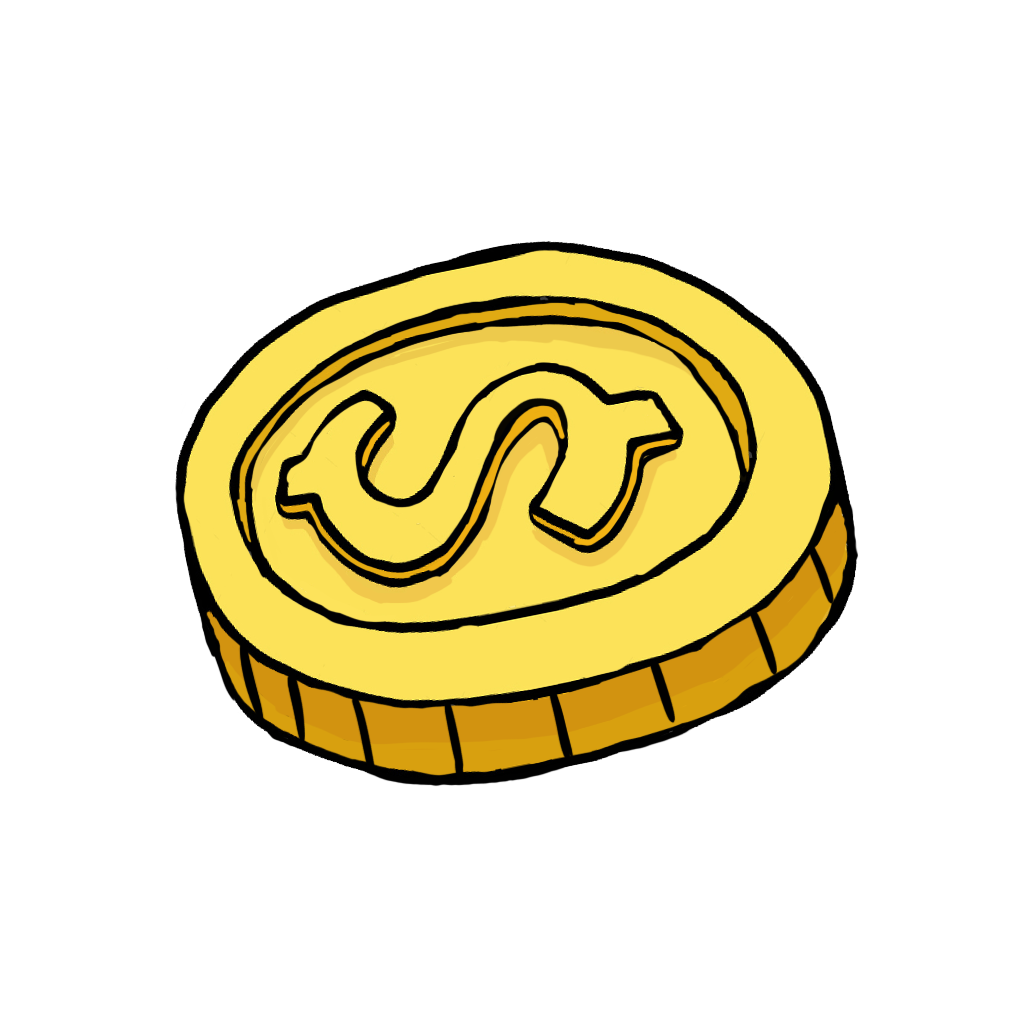
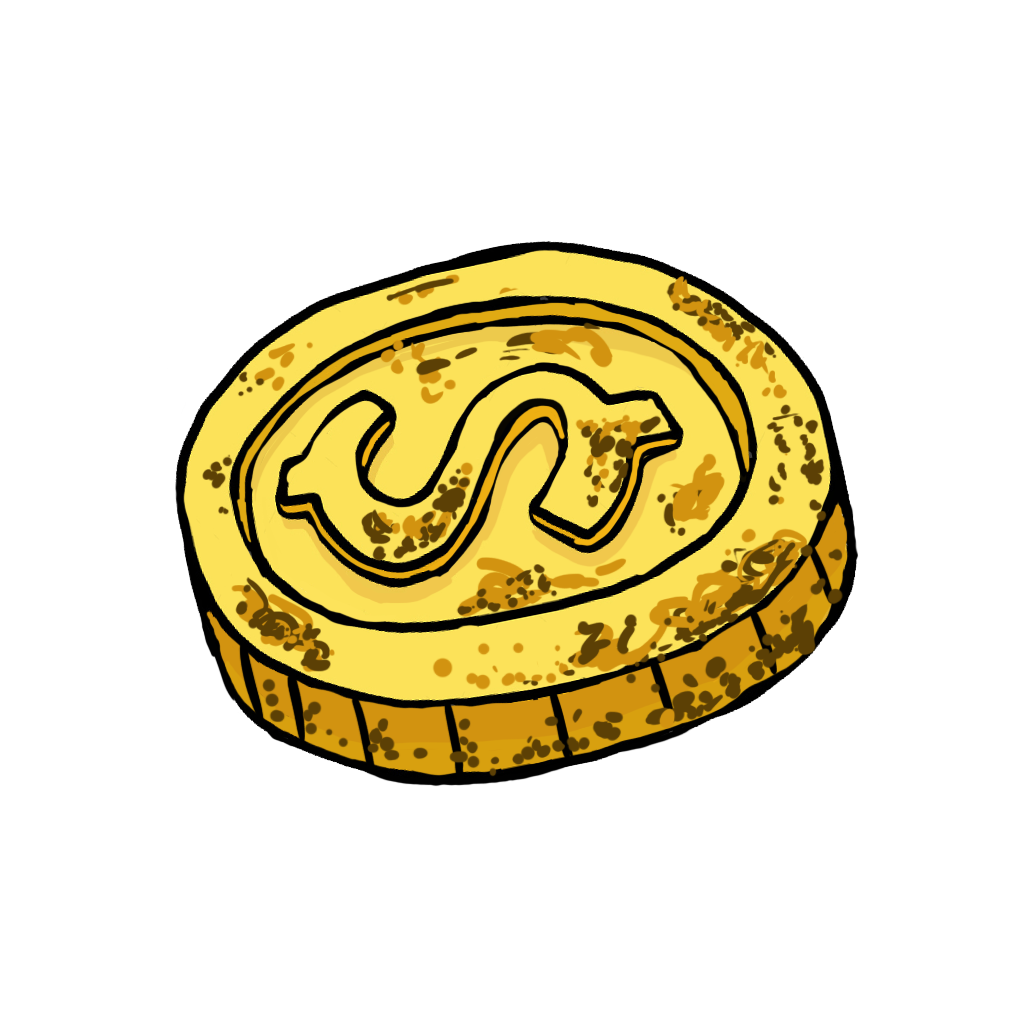
Layer changes from the first 1024x1024 image to the second:
renamed "Layer 2" to "Layer 5", showed it, painted on it over [202, 274, 843, 777]
